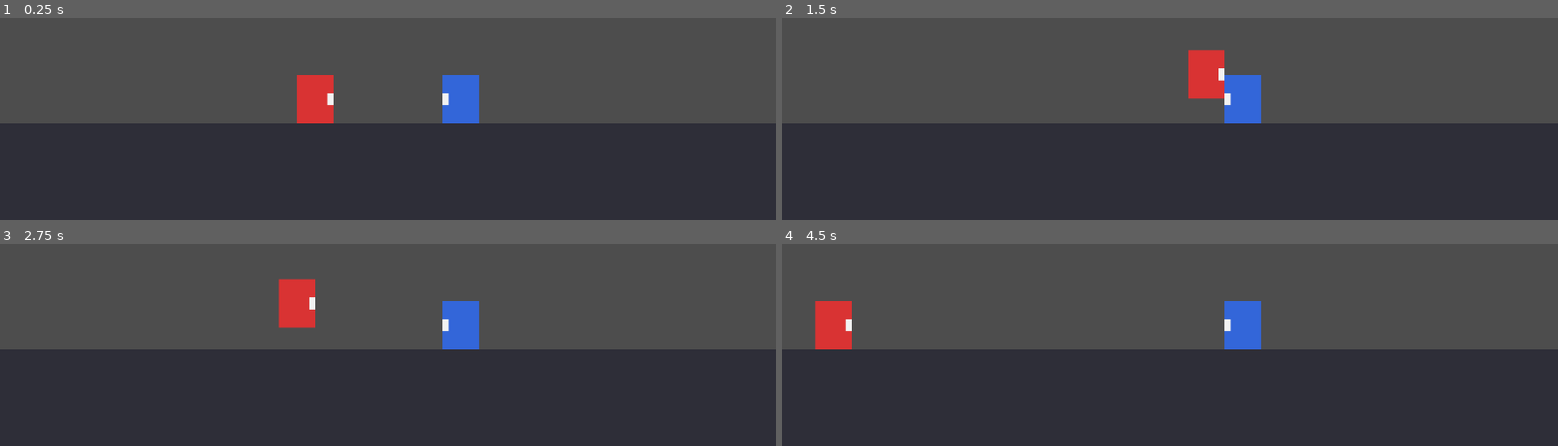
Above: before the commit, frames 1-4 (two rows, left to right).
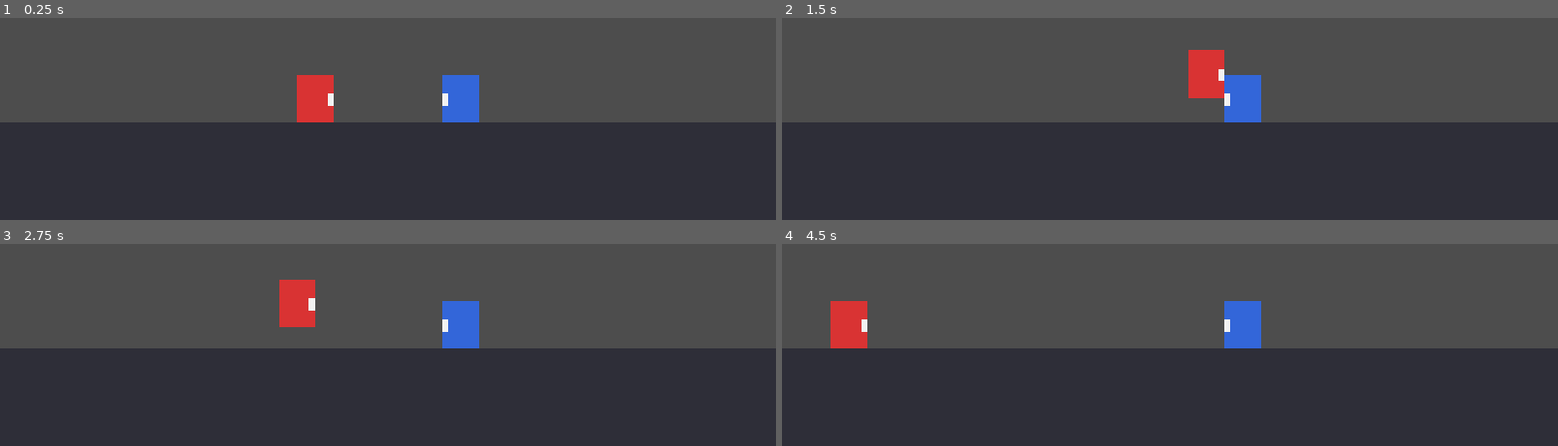
Above: after the commit, the same moments.

Repository: al5ina5/fighter
Game: Godot game, scene res://scenes/Battle.tscn
Same seed, same stepped clock (60 frames per second), same inputs: the game is played once before the commit and once after it.
Inputs:
- Up to frame 1 (0.25 s): no input
- Up to frame 2 (1.5 s): tap Enter at 0.5 s; hold D (p1_move_right) from 0.53 s (still down); tap Left (p2_move_left) at 0.6 s; tap W (p1_jump) at 0.77 s; tap Right (p2_move_right) at 1.35 s
- Up to frame 3 (2.75 s): tap W (p1_jump) at 1.52 s; tap Space at 2, 2.1 s; release D (p1_move_right) at 2.03 s; hold A (p1_move_left) from 2.03 s (still down)
- Up to frame 4 (4.5 s): tap Enter at 2.85 s; tap W (p1_jump) at 3.02, 3.77 s; tap Left (p2_move_left) at 3.6 s; release A (p1_move_left) at 4.28 s; hold D (p1_move_right) from 4.28 s (still down); tap Right (p2_move_right) at 4.35 s

The runs differ from the first frame. In frame 1, 0.5% of the frame differs, in the area x 0-100%, y 37-53%; in frame 2, 0.5%; in frame 3, 0.6%; in frame 4, 1.5%, in the area x 0-100%, y 28-53%.

Commit message:
Step 3: arena side walls + fullscreen canvas stretch so game fills screen

Diff:
--- a/project.godot
+++ b/project.godot
@@ -22,6 +22,8 @@
 
 window/size/viewport_width=1280
 window/size/viewport_height=720
+window/stretch/mode="canvas_items"
+window/stretch/aspect="expand"
 
 [rendering]
 
--- a/scenes/Battle.tscn
+++ b/scenes/Battle.tscn
@@ -1,9 +1,12 @@
-[gd_scene load_steps=3 format=3]
+[gd_scene load_steps=4 format=3]
 
 [ext_resource type="PackedScene" path="res://scenes/Player.tscn" id="1"]
 
 [sub_resource type="RectangleShape2D" id="RectangleShape2D_floor"]
 size = Vector2(1280, 20)
+
+[sub_resource type="RectangleShape2D" id="RectangleShape2D_wall"]
+size = Vector2(40, 400)
 
 [node name="Battle" type="Node2D"]
 
@@ -23,6 +26,18 @@
 offset_bottom = 720.0
 color = Color(0.18, 0.18, 0.22, 1)
 
+[node name="LeftWall" type="StaticBody2D" parent="."]
+
+[node name="LeftWallShape" type="CollisionShape2D" parent="LeftWall"]
+position = Vector2(0, 360)
+shape = SubResource("RectangleShape2D_wall")
+
+[node name="RightWall" type="StaticBody2D" parent="."]
+
+[node name="RightWallShape" type="CollisionShape2D" parent="RightWall"]
+position = Vector2(1280, 360)
+shape = SubResource("RectangleShape2D_wall")
+
 [node name="Player1" parent="." instance=ExtResource("1")]
 position = Vector2(520, 520)
 player_number = 1
